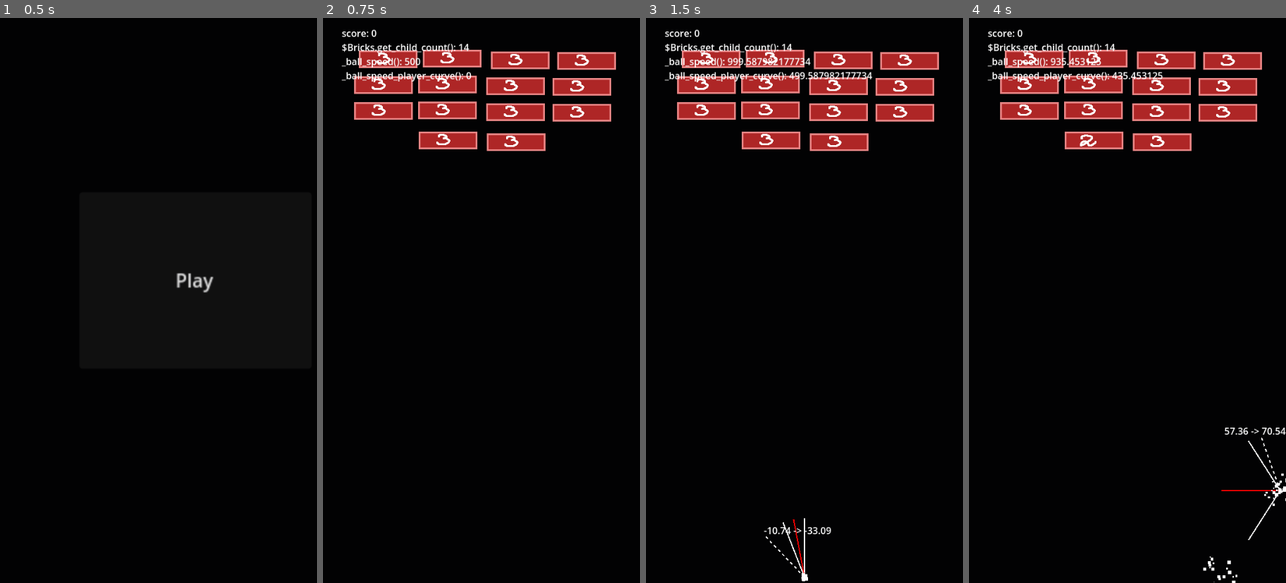
Above: before the commit, frames 1-4 (left to right).
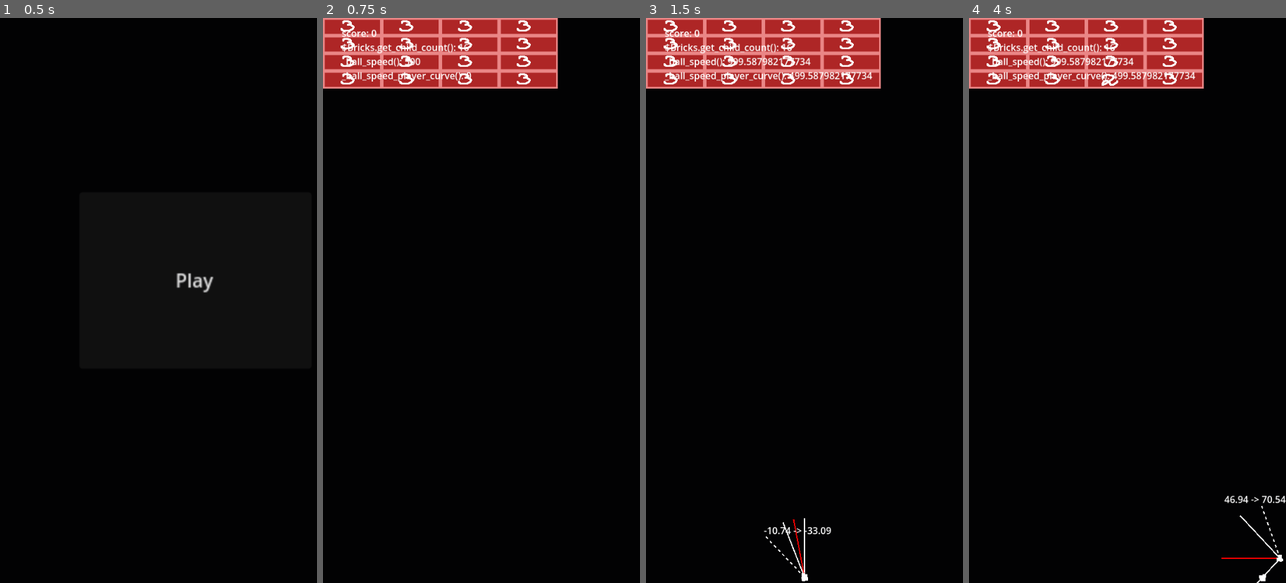
Above: after the commit, the same moments.

Repository: arunas-cesonis/pingpong2
Game: Godot game, scene res://main.tscn
The game is run twice, just before and just after one commit, with the same random seed, the same clock (stepped at 60 frames per second) and the same inputs.
Inputs:
- Up to frame 1 (0.5 s): no input
- Up to frame 2 (0.75 s): click "Play" at 0.5 s
- Up to frame 3 (1.5 s): tap Enter at 1.25 s; hold D (MoveRight) from 1.28 s (still down)
- Up to frame 4 (4 s): release D (MoveRight) at 2.03 s; hold A (MoveLeft) 2.03-2.78 s; hold D (MoveRight) from 2.78 s (still down)

Frame 1 is identical in both runs. In frame 2, 13% of the frame differs, in the area x 0-93%, y 0-24%; in frame 3, 13%; in frame 4, 14%, in the area x 0-100%, y 0-100%.

Commit message:
Generate bricks

Diff:
--- a/bricks.gd
+++ b/bricks.gd
@@ -3,11 +3,19 @@
 const BrickTscn = preload("res://brick.tscn")
 const Brick = preload("res://brick.gd")
 
+var bricks_w := 4
+var bricks_h := 4
+
 # Called when the node enters the scene tree for the first time.
 func _ready() -> void:
-	for p in get_children():
-		var b: Brick = p
-
+	var rect := Rect2()
+	for y in range(bricks_h):
+		for x in range(bricks_w):
+			var brick: Brick = BrickTscn.instantiate()
+			if rect.size.is_zero_approx():
+				rect = brick.get_rect()
+			brick.position = rect.position * -1.0 + rect.size * Vector2(x, y)
+			add_child(brick)
 	pass # Replace with function body.
 
 
--- a/bricks.tscn
+++ b/bricks.tscn
@@ -1,49 +1,6 @@
-[gd_scene load_steps=3 format=3 uid="uid://ks1v6g6xn1p7"]
+[gd_scene load_steps=2 format=3 uid="uid://ks1v6g6xn1p7"]
 
 [ext_resource type="Script" path="res://bricks.gd" id="1_fj2te"]
-[ext_resource type="PackedScene" uid="uid://bd2vvxg46gdxp" path="res://brick.tscn" id="2_kc2yl"]
 
 [node name="Bricks" type="Node2D"]
 script = ExtResource("1_fj2te")
-
-[node name="Brick" parent="." instance=ExtResource("2_kc2yl")]
-position = Vector2(111, 70)
-
-[node name="Brick2" parent="." instance=ExtResource("2_kc2yl")]
-position = Vector2(449, 73)
-
-[node name="Brick3" parent="." instance=ExtResource("2_kc2yl")]
-position = Vector2(220, 69)
-
-[node name="Brick4" parent="." instance=ExtResource("2_kc2yl")]
-position = Vector2(336, 72)
-
-[node name="Brick5" parent="." instance=ExtResource("2_kc2yl")]
-position = Vector2(103, 114)
-
-[node name="Brick6" parent="." instance=ExtResource("2_kc2yl")]
-position = Vector2(441, 117)
-
-[node name="Brick7" parent="." instance=ExtResource("2_kc2yl")]
-position = Vector2(212, 113)
-
-[node name="Brick8" parent="." instance=ExtResource("2_kc2yl")]
-position = Vector2(328, 116)
-
-[node name="Brick9" parent="." instance=ExtResource("2_kc2yl")]
-position = Vector2(103, 158)
-
-[node name="Brick10" parent="." instance=ExtResource("2_kc2yl")]
-position = Vector2(441, 161)
-
-[node name="Brick11" parent="." instance=ExtResource("2_kc2yl")]
-position = Vector2(212, 157)
-
-[node name="Brick12" parent="." instance=ExtResource("2_kc2yl")]
-position = Vector2(328, 160)
-
-[node name="Brick13" parent="." instance=ExtResource("2_kc2yl")]
-position = Vector2(213, 208)
-
-[node name="Brick14" parent="." instance=ExtResource("2_kc2yl")]
-position = Vector2(329, 211)
--- a/game.gd
+++ b/game.gd
@@ -2,13 +2,13 @@
 
 # TODO
 # 1. DONE. Restrict reflection normal from player pad to Vector2.UP
-# 2. ???? 3 states for bricks.
-# 	 ???? Need to figured out how state is represented.
+# 2. DONE. 3 states for bricks.
 # 3. DONE. Spawn nodes on collision
-# 4. Bricks spawn on timer and scroll down
+# 4. Bricks spawn on timer and scroll down. Generated grid, scrolls down.
 # 5. When ball is close to pad and Space is pressed, extra boost is applied. 3 seperate influence zones.
 # 6. Mouse controls
-# 7. Sound
+# 7. Bricks that do not touch should fall down.
+# 8. Sound
 
 const Brick = preload("res://brick.gd")
 const BrickTscn = preload("res://brick.tscn")
